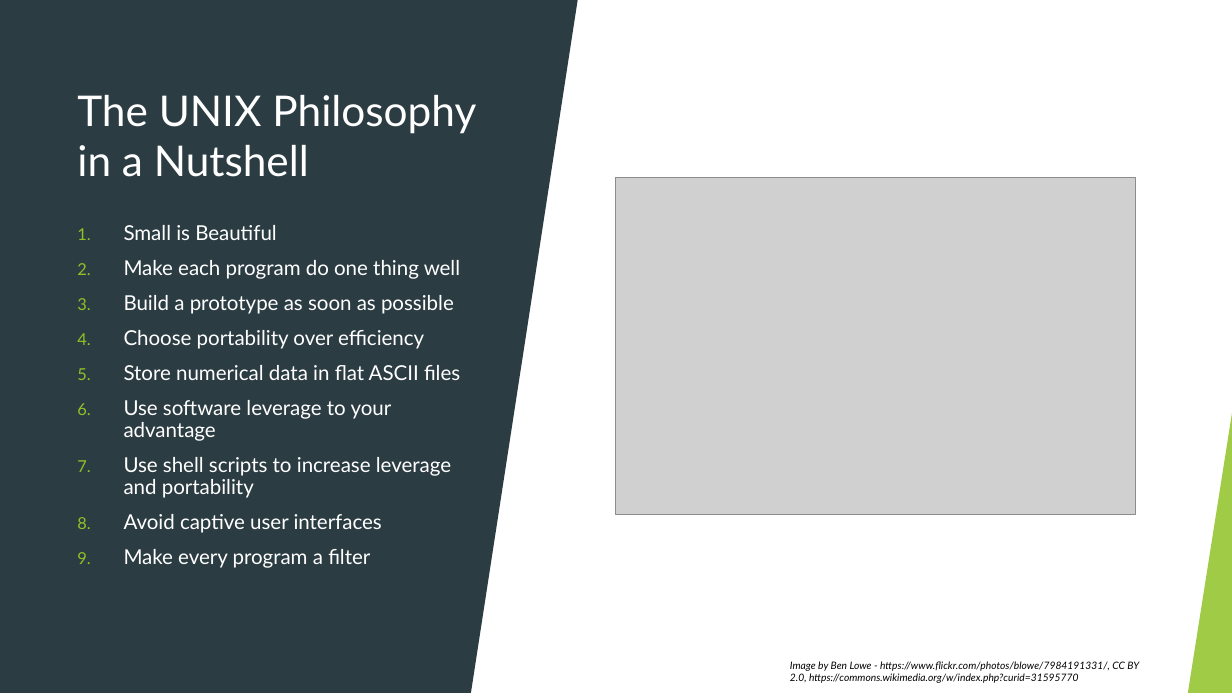
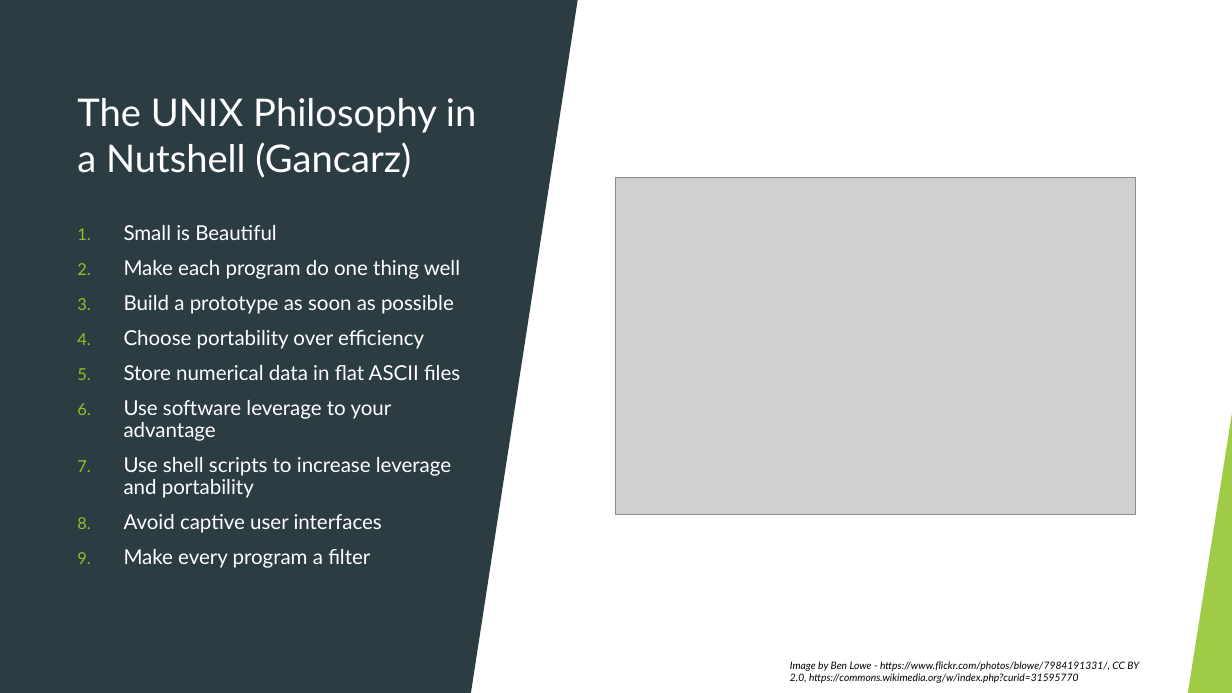
Before and after one commit to rudderfeet/the-unix-philosophy, a slide deck: slide 6 of The Unix Philosophy - Attributed - 2021-01-13.pptx. Drawn at 1232x693 pixels with LibreOffice and Linux fonts; fonts in the diff are those of the drawing; grey boxes stand for pictures. Boxes give left, top, right and bottom in pixels: in the first picture for what was removed or moved away, otherwise in the second. Text is boxed around its words. In the diff, an @@ line names an element or a change of style, - is before the commit and + after.

```diff
--- a/The Unix Philosophy - Attributed - 2021-01-13.pptx
+++ b/The Unix Philosophy - Attributed - 2021-01-13.pptx
@@ title at (x1=77, y1=98, x2=476, y2=178): text changed; size 33 to 29.7 pt @@
-The UNIX Philosophy in a Nutshell
+The UNIX Philosophy in a Nutshell (Gancarz)
```
Also in this commit, not shown: 12 other slides changed.
